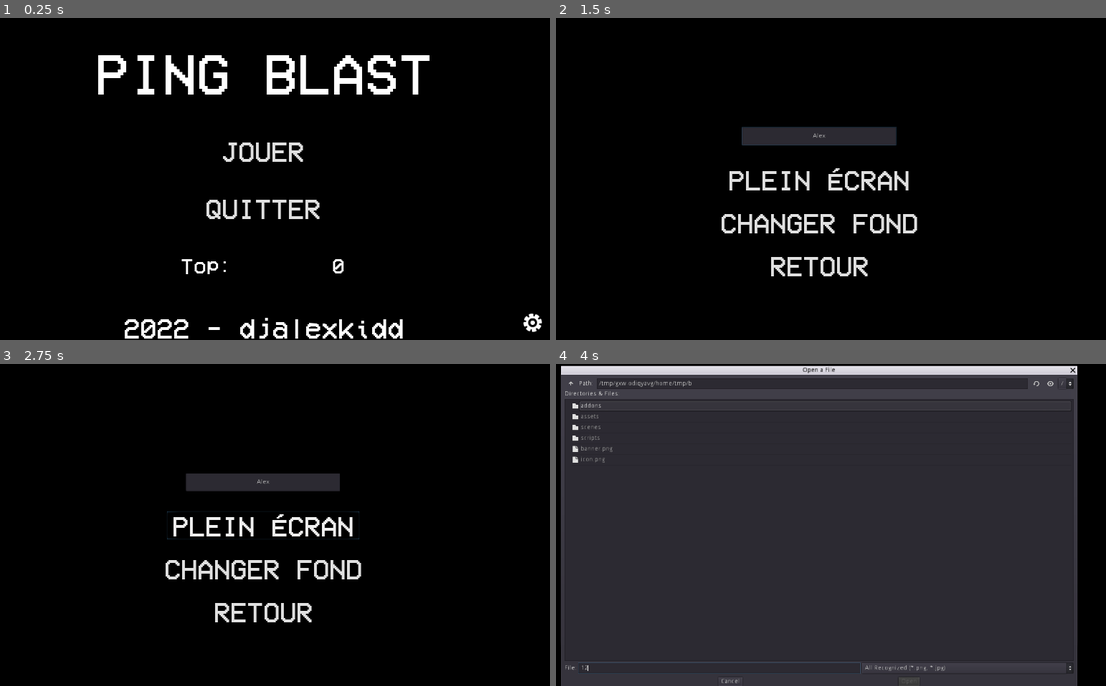
Above: before the commit, frames 1-4 (two rows, left to right).
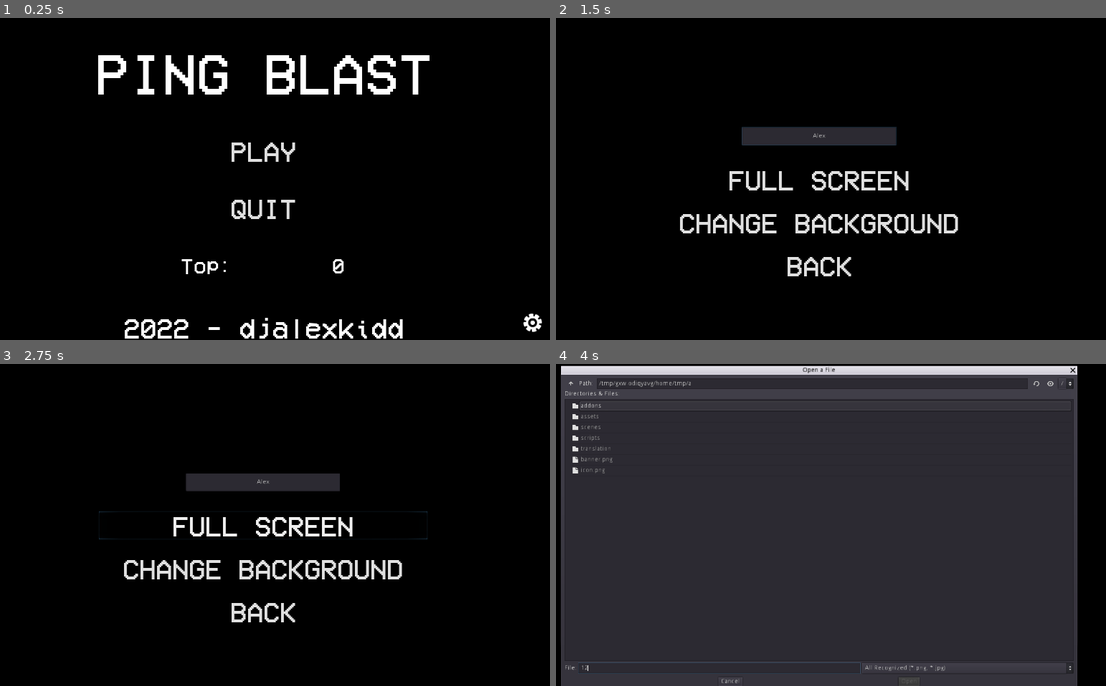
Above: after the commit, the same moments.

Repository: djalexkidd/ping-blast
Game: Godot game, scene res://scenes/MainMenu.tscn
Two runs of this game, one before a commit and one after it. Both use one fixed random seed, a clock stepped at 60 frames per second and the inputs below.
Inputs (mouse positions are in pixels of both pictures, inside the frame that each line leads up to):
- Up to frame 1 (0.25 s): no input
- Up to frame 2 (1.5 s): click (1089, 320) at 0.5 s; click (820, 137) at 1.27 s; type "Alex" at 1.35 s
- Up to frame 3 (2.75 s): click "PLEIN ÉCRAN" (after the commit: "FULL SCREEN") at 2 s
- Up to frame 4 (4 s): click "CHANGER FOND" (after the commit: "CHANGE BACKGROUND") at 2.75 s; click (721, 666) at 3.52 s; type "12" at 3.6 s

The runs differ from the first frame. In frame 1, 1.1% of the frame differs, in the area x 37-59%, y 38-63%; in frame 2, 2.8%; in frame 3, 2.8%, in the area x 17-78%, y 45-81%; in frame 4, 0.1%.

Commit message:
i18n

Diff:
--- a/project.godot
+++ b/project.godot
@@ -51,6 +51,10 @@
 2d_physics/layer_2="bullet"
 2d_physics/layer_3="ball"
 
+[locale]
+
+translations=PoolStringArray( "res://translation/locale.fr.translation", "res://translation/locale.en.translation" )
+
 [physics]
 
 common/enable_pause_aware_picking=true
--- a/scenes/Game.tscn
+++ b/scenes/Game.tscn
@@ -232,13 +232,13 @@
 anchor_top = 0.5
 anchor_right = 0.5
 anchor_bottom = 0.5
-margin_left = -285.0
-margin_top = 67.5
-margin_right = 285.0
-margin_bottom = 124.5
+margin_left = -266.0
+margin_top = 68.0
+margin_right = 266.0
+margin_bottom = 125.0
 custom_colors/font_color = Color( 1, 1, 1, 1 )
 custom_fonts/font = SubResource( 5 )
-text = "NOUVEAU RECORD!"
+text = "GAME_NEWRECORD"
 __meta__ = {
 "_edit_use_anchors_": false
 }
--- a/scenes/MainMenu.tscn
+++ b/scenes/MainMenu.tscn
@@ -99,12 +99,12 @@
 anchor_top = 0.5
 anchor_right = 0.5
 anchor_bottom = 0.5
-margin_left = -101.0
+margin_left = -196.0
 margin_top = -95.5
-margin_right = 101.0
+margin_right = 196.0
 margin_bottom = -32.5
 custom_fonts/font = SubResource( 3 )
-text = "JOUER"
+text = "TITLE_PLAY"
 flat = true
 __meta__ = {
 "_edit_use_anchors_": false
@@ -115,12 +115,12 @@
 anchor_top = 0.5
 anchor_right = 0.5
 anchor_bottom = 0.5
-margin_left = -139.0
+margin_left = -196.0
 margin_top = 32.5
-margin_right = 139.0
+margin_right = 196.0
 margin_bottom = 95.5
 custom_fonts/font = SubResource( 3 )
-text = "QUITTER"
+text = "TITLE_QUIT"
 flat = true
 __meta__ = {
 "_edit_use_anchors_": false
--- a/scenes/Settings.tscn
+++ b/scenes/Settings.tscn
@@ -35,7 +35,7 @@
 margin_bottom = -76.0
 align = 1
 max_length = 16
-placeholder_text = "Pseudonyme"
+placeholder_text = "SETTINGS_NICKNAME"
 script = ExtResource( 2 )
 __meta__ = {
 "_edit_use_anchors_": false
@@ -46,12 +46,12 @@
 anchor_top = 0.5
 anchor_right = 0.5
 anchor_bottom = 0.5
-margin_left = -215.0
+margin_left = -367.0
 margin_top = -31.5
-margin_right = 215.0
+margin_right = 367.0
 margin_bottom = 31.5
 custom_fonts/font = SubResource( 1 )
-text = "PLEIN ÉCRAN"
+text = "SETTINGS_FULLSCREEN"
 flat = true
 __meta__ = {
 "_edit_use_anchors_": false
@@ -62,12 +62,12 @@
 anchor_top = 0.5
 anchor_right = 0.5
 anchor_bottom = 0.5
-margin_left = -234.0
+margin_left = -329.0
 margin_top = 64.5
-margin_right = 234.0
+margin_right = 329.0
 margin_bottom = 127.5
 custom_fonts/font = SubResource( 1 )
-text = "CHANGER FOND"
+text = "SETTINGS_CHANGEBG"
 flat = true
 __meta__ = {
 "_edit_use_anchors_": false
@@ -78,12 +78,12 @@
 anchor_top = 0.5
 anchor_right = 0.5
 anchor_bottom = 0.5
-margin_left = -120.0
+margin_left = -253.0
 margin_top = 160.5
-margin_right = 120.0
+margin_right = 253.0
 margin_bottom = 223.5
 custom_fonts/font = SubResource( 1 )
-text = "RETOUR"
+text = "SETTINGS_BACK"
 flat = true
 __meta__ = {
 "_edit_use_anchors_": false
--- /dev/null
+++ b/translation/locale.csv
@@ -0,0 +1,9 @@
+,fr,en
+TITLE_PLAY,JOUER,PLAY
+TITLE_QUIT,QUITTER,QUIT
+SETTINGS_BACK,RETOUR,BACK
+SETTINGS_FULLSCREEN,PLEIN ÉCRAN,FULL SCREEN
+SETTINGS_CHANGEBG,CHANGER FOND,CHANGE BACKGROUND
+SETTINGS_NICKNAME,Pseudonyme,Nickname
+GAME_NEWRECORD,NOUVEAU RECORD!,NEW RECORD!
+TITLE_LEADERBOARD,Classements,Leaderboard
Not shown, changed: addons/silent_wolf/Scores/Leaderboard.tscn
Not shown, added: translation/locale.csv.import
